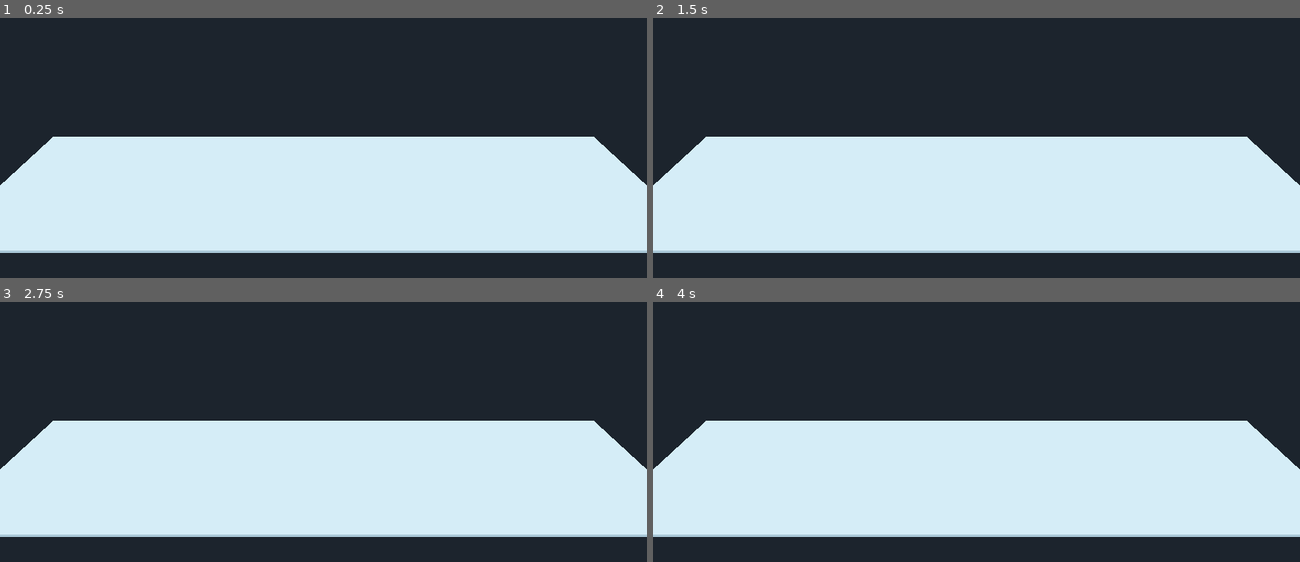
Above: before the commit, frames 1-4 (two rows, left to right).
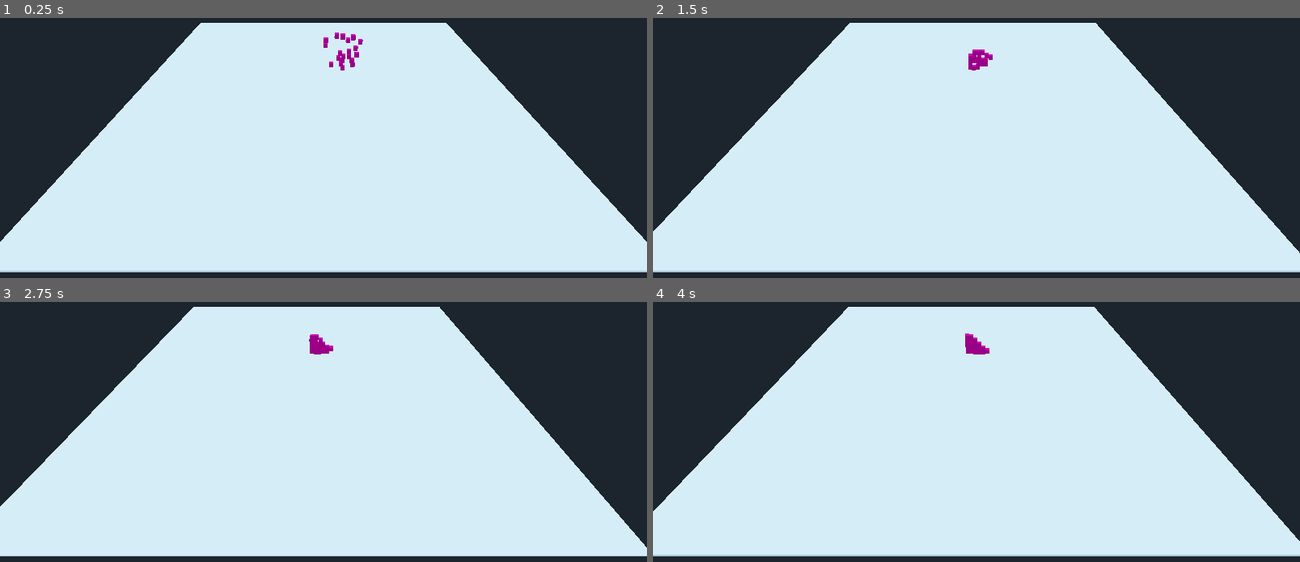
Above: after the commit, the same moments.

Repository: AndiRau/shepherdsPath
Game: Godot game, scene res://scenes/TestScene.tscn
Two runs of this game, one before a commit and one after it. Both use one fixed random seed, a clock stepped at 60 frames per second and the inputs below.
Inputs (mouse positions are in pixels of both pictures, inside the frame that each line leads up to):
- Up to frame 1 (0.25 s): no input
- Up to frame 2 (1.5 s): tap Enter at 0.5 s; move the mouse to (1118, 135) at 0.52 s; hold D 0.53-1.25 s; tap Q at 0.6 s; click (1118, 135) at 0.67 s; tap E at 0.8 s; drag from (847, 174) to (944, 231) at 1.27 s
- Up to frame 3 (2.75 s): tap Space at 2 s; move the mouse to (388, 356) at 2.02 s; hold D from 2.03 s (still down); tap Q at 2.1 s; click (388, 356) at 2.17 s; tap E at 2.3 s
- Up to frame 4 (4 s): release D at 2.75 s; drag from (944, 515) to (782, 382) at 2.77 s; tap Enter at 3.5 s; move the mouse to (1170, 494) at 3.52 s; hold A from 3.53 s (still down); tap Q at 3.6 s; click (1170, 494) at 3.67 s; tap E at 3.8 s

The runs differ from the first frame. In frame 1, 37% of the frame differs, in the area x 0-100%, y 1-98%; in frame 2, 37%; in frame 3, 37%; in frame 4, 37%.
Error before the commit: Trying to assign value of type 'Vector2' to a variable of type 'Vector3'. (res://code/Sheep.gd:35)

Commit message:
PUSH IT TO THE LIMIT

Diff:
--- a/ShepherdsPath/code/Sheep.gd
+++ b/ShepherdsPath/code/Sheep.gd
@@ -29,12 +29,12 @@
 	_flock.remove(_flock.find(body))
 
 
-func _input(event):
-	if event is InputEventMouseButton:
-		if event.get_button_index() == BUTTON_LEFT:
-			_mouse_target = event.position
-		elif event.get_button_index() == BUTTON_RIGHT:
-			_mouse_target = get_random_target()
+#func _input(event):
+	#if event is InputEventMouseButton:
+	#	if event.get_button_index() == BUTTON_LEFT:
+	#		_mouse_target = event.position
+	#	elif event.get_button_index() == BUTTON_RIGHT:
+	#		_mouse_target = get_random_target()
 
 
 func _physics_process(_delta):
--- /dev/null
+++ b/ShepherdsPath/code/dummy_first_person_controller.gd
@@ -0,0 +1,98 @@
+extends Camera
+
+export(float, 0.0, 1.0) var sensitivity = 0.25
+
+# Mouse state
+var _mouse_position = Vector2(0.0, 0.0)
+var _total_pitch = 0.0
+
+# Movement state
+var _direction = Vector3(0.0, 0.0, 0.0)
+var _velocity = Vector3(0.0, 0.0, 0.0)
+var _acceleration = 30
+var _deceleration = -10
+var _vel_multiplier = 4
+
+# Keyboard state
+var _w = false
+var _s = false
+var _a = false
+var _d = false
+var _q = false
+var _e = false
+
+func _input(event):
+	# Receives mouse motion
+	if event is InputEventMouseMotion:
+		_mouse_position = event.relative
+
+	# Receives mouse button input
+	if event is InputEventMouseButton:
+		match event.button_index:
+			BUTTON_RIGHT: # Only allows rotation if right click down
+				Input.set_mouse_mode(Input.MOUSE_MODE_CAPTURED if event.pressed else Input.MOUSE_MODE_VISIBLE)
+			BUTTON_WHEEL_UP: # Increases max velocity
+				_vel_multiplier = clamp(_vel_multiplier * 1.1, 0.2, 20)
+			BUTTON_WHEEL_DOWN: # Decereases max velocity
+				_vel_multiplier = clamp(_vel_multiplier / 1.1, 0.2, 20)
+
+	# Receives key input
+	if event is InputEventKey:
+		match event.scancode:
+			KEY_W:
+				_w = event.pressed
+			KEY_S:
+				_s = event.pressed
+			KEY_A:
+				_a = event.pressed
+			KEY_D:
+				_d = event.pressed
+			KEY_Q:
+				_q = event.pressed
+			KEY_E:
+				_e = event.pressed
+
+# Updates mouselook and movement every frame
+func _process(delta):
+	_update_mouselook()
+	_update_movement(delta)
+
+# Updates camera movement
+func _update_movement(delta):
+	# Computes desired direction from key states
+	_direction = Vector3(_d as float - _a as float,
+						 _e as float - _q as float,
+						 _s as float - _w as float)
+
+	# Computes the change in velocity due to desired direction and "drag"
+	# The "drag" is a constant acceleration on the camera to bring it's velocity to 0
+	var offset = _direction.normalized() * _acceleration * _vel_multiplier * delta \
+		+ _velocity.normalized() * _deceleration * _vel_multiplier * delta
+
+	# Checks if we should bother translating the camera
+	if _direction == Vector3.ZERO and offset.length_squared() > _velocity.length_squared():
+		# Sets the velocity to 0 to prevent jittering due to imperfect deceleration
+		_velocity = Vector3.ZERO
+	else:
+		# Clamps speed to stay within maximum value (_vel_multiplier)
+		_velocity.x = clamp(_velocity.x + offset.x, -_vel_multiplier, _vel_multiplier)
+		_velocity.y = clamp(_velocity.y + offset.y, -_vel_multiplier, _vel_multiplier)
+		_velocity.z = clamp(_velocity.z + offset.z, -_vel_multiplier, _vel_multiplier)
+
+		translate(_velocity * delta)
+
+# Updates mouse look
+func _update_mouselook():
+	# Only rotates mouse if the mouse is captured
+	if Input.get_mouse_mode() == Input.MOUSE_MODE_CAPTURED:
+		_mouse_position *= sensitivity
+		var yaw = _mouse_position.x
+		var pitch = _mouse_position.y
+		_mouse_position = Vector2(0, 0)
+
+		# Prevents looking up/down too far
+		pitch = clamp(pitch, -90 - _total_pitch, 90 - _total_pitch)
+		_total_pitch += pitch
+
+		rotate_y(deg2rad(-yaw))
+		rotate_object_local(Vector3(1,0,0), deg2rad(-pitch))
--- a/ShepherdsPath/scenes/TestScene.tscn
+++ b/ShepherdsPath/scenes/TestScene.tscn
@@ -1,20 +1,25 @@
-[gd_scene load_steps=4 format=2]
+[gd_scene load_steps=5 format=2]
 
 [ext_resource path="res://scenes/SpawnSheepPower.gd" type="Script" id=1]
 [ext_resource path="res://scenes/sheep.tscn" type="PackedScene" id=2]
+[ext_resource path="res://code/dummy_first_person_controller.gd" type="Script" id=3]
 
 [sub_resource type="CubeMesh" id=1]
 
 [node name="Test" type="Spatial"]
+transform = Transform( 1, 0, 0, 0, 1, 0, 0, 0, 1, 0.310562, 0, 0 )
 script = ExtResource( 1 )
 Boid = ExtResource( 2 )
-lawn_width = 6.0
-lawn_height = 6.0
+lawn_width = 20.0
+lawn_height = 20.0
 
 [node name="MeshInstance" type="MeshInstance" parent="."]
-transform = Transform( 100, 0, 0, 0, 0.5, 0, 0, 0, 100, 0, 0, 0 )
+transform = Transform( 100, 0, 0, 0, 0.5, 0, 0, 0, 100, 0, -12.442, 0 )
 mesh = SubResource( 1 )
 material/0 = null
 
 [node name="Camera" type="Camera" parent="."]
 transform = Transform( 1, 0, 0, 0, 0.712345, 0.70183, 0, -0.70183, 0.712345, 0, 66.0117, 131.643 )
+near = 0.15
+far = 272.2
+script = ExtResource( 3 )
--- a/ShepherdsPath/scenes/sheep.tscn
+++ b/ShepherdsPath/scenes/sheep.tscn
@@ -1,22 +1,23 @@
 [gd_scene load_steps=5 format=2]
 
 [ext_resource path="res://code/Sheep.gd" type="Script" id=1]
+
+[sub_resource type="BoxShape" id=3]
 
 [sub_resource type="CubeMesh" id=1]
 
 [sub_resource type="SpatialMaterial" id=2]
 albedo_color = Color( 1, 0, 0.631373, 1 )
 
-[sub_resource type="BoxShape" id=3]
+[node name="Sheep" type="KinematicBody"]
+script = ExtResource( 1 )
+_width = 20.0
+_height = 20.0
 
-[node name="Sheep" type="Spatial"]
+[node name="CollisionShape" type="CollisionShape" parent="."]
+shape = SubResource( 3 )
 
 [node name="MeshInstance" type="MeshInstance" parent="."]
 mesh = SubResource( 1 )
+skeleton = NodePath("../..")
 material/0 = SubResource( 2 )
-
-[node name="KinematicBody" type="KinematicBody" parent="."]
-script = ExtResource( 1 )
-
-[node name="CollisionShape" type="CollisionShape" parent="KinematicBody"]
-shape = SubResource( 3 )
